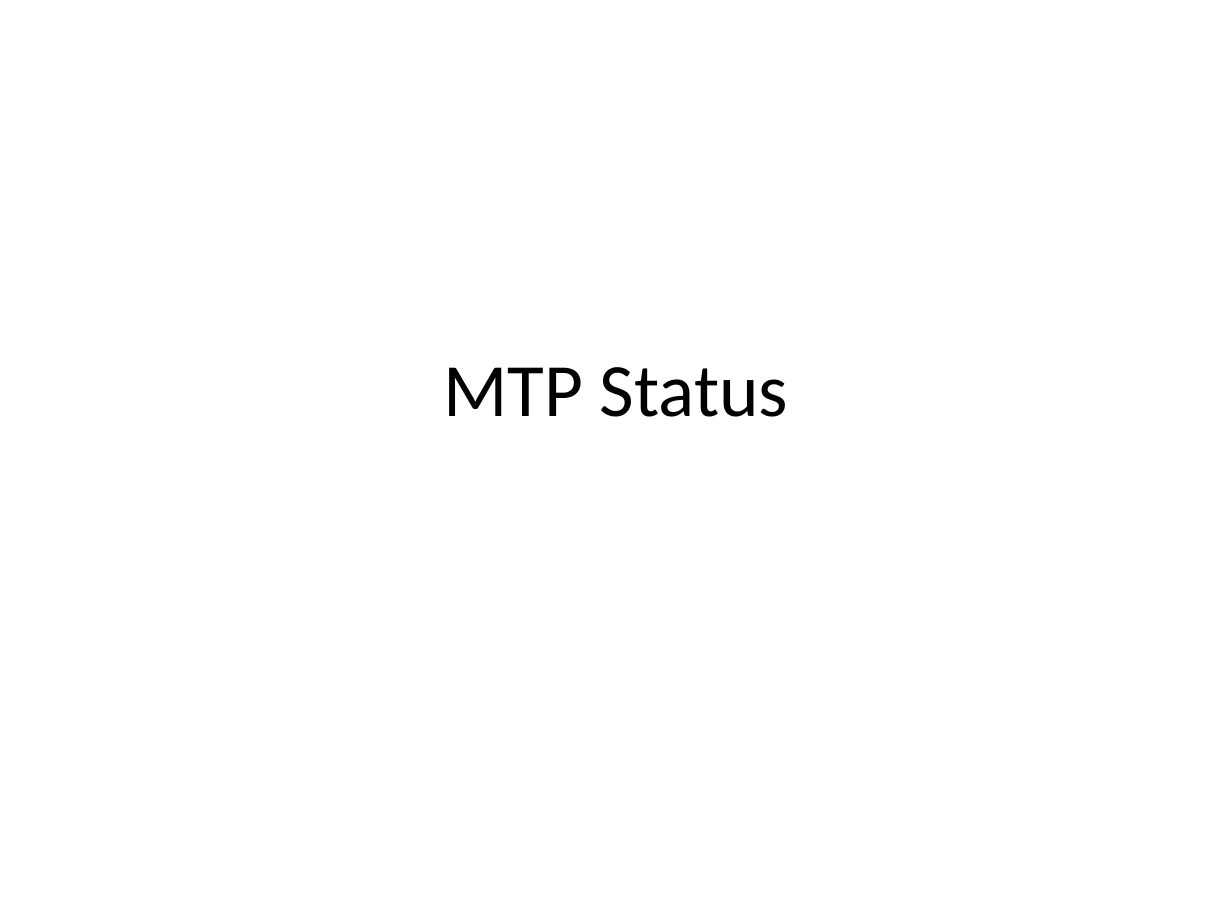
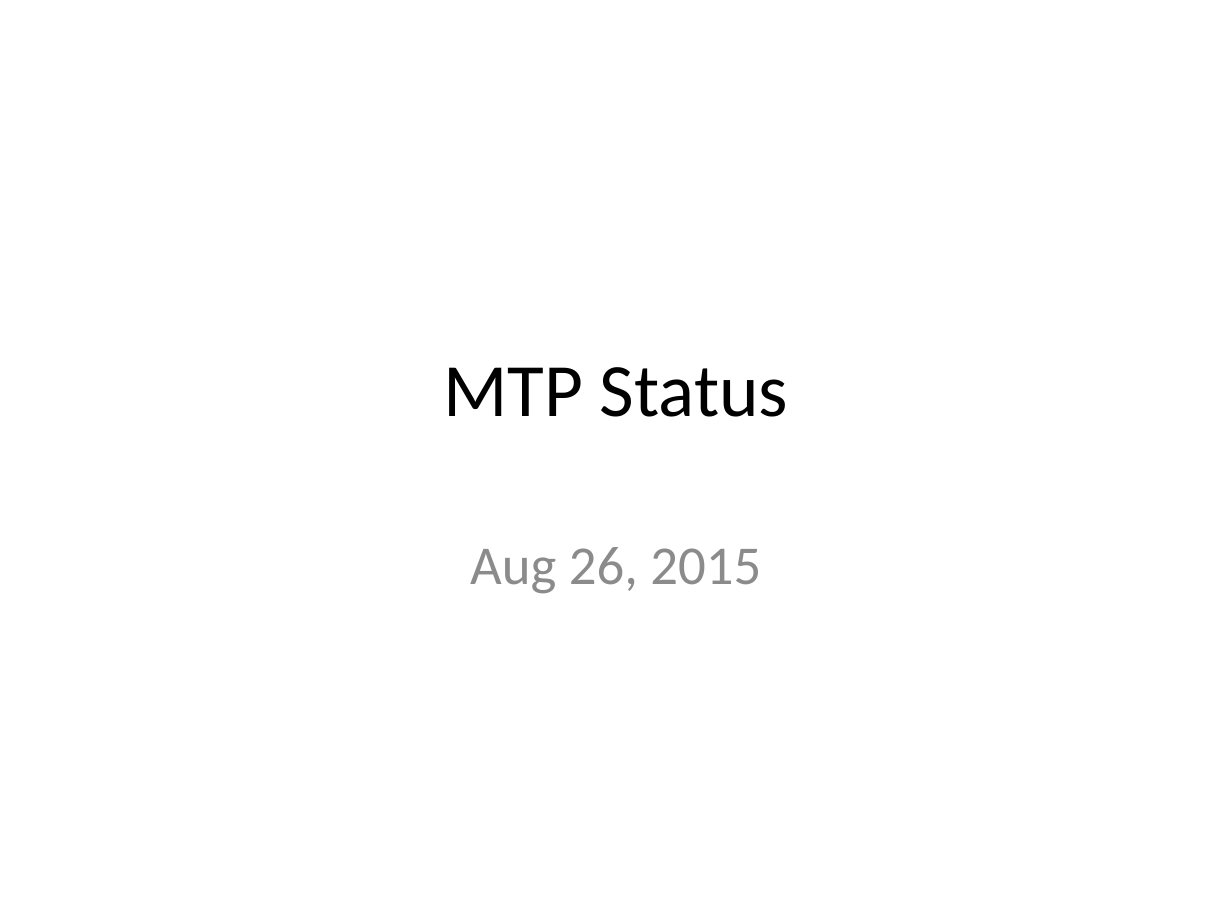
Before and after one commit to NCAR/nimbus, a slide deck: slide 1 of instruments/mtp/doc/MTP_Status_20150826.pptx. Drawn at 1232x924 pixels with LibreOffice and Linux fonts; fonts in the diff are those of the drawing. Boxes give left, top, right and bottom in pixels: in the first picture for what was removed or moved away, otherwise in the second. Text is boxed around its words. In the diff, an @@ line names an element or a change of style, - is before the commit and + after.

```diff
--- a/instruments/mtp/doc/MTP_Status_20150826.pptx
+++ b/instruments/mtp/doc/MTP_Status_20150826.pptx
@@ subtitle added at <box>470,547,761,594</box>, 32 pt, text #8C8C8C @@
+Aug 26, 2015
```
Also in this commit, not shown: 1 other file.
